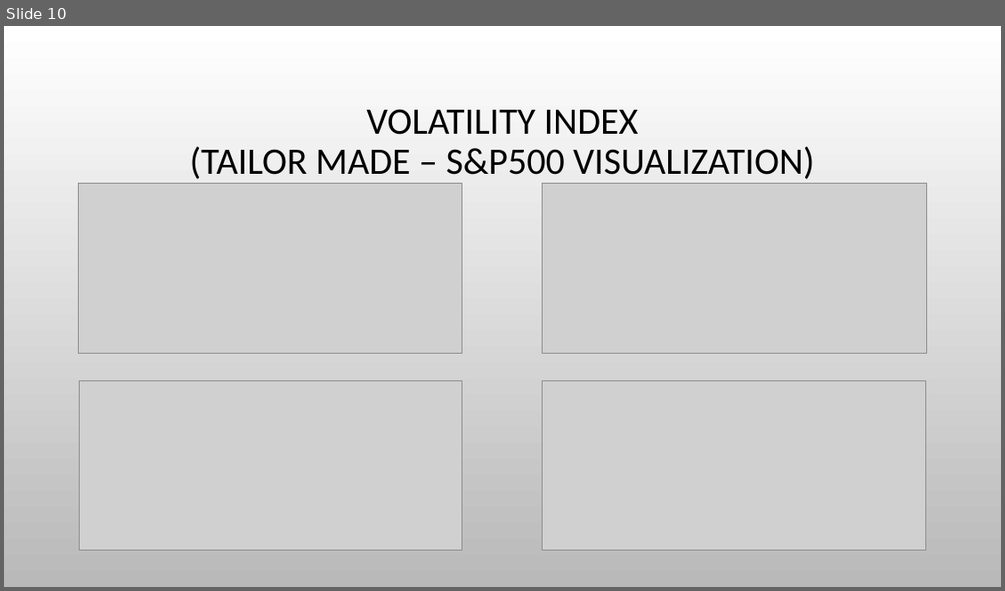
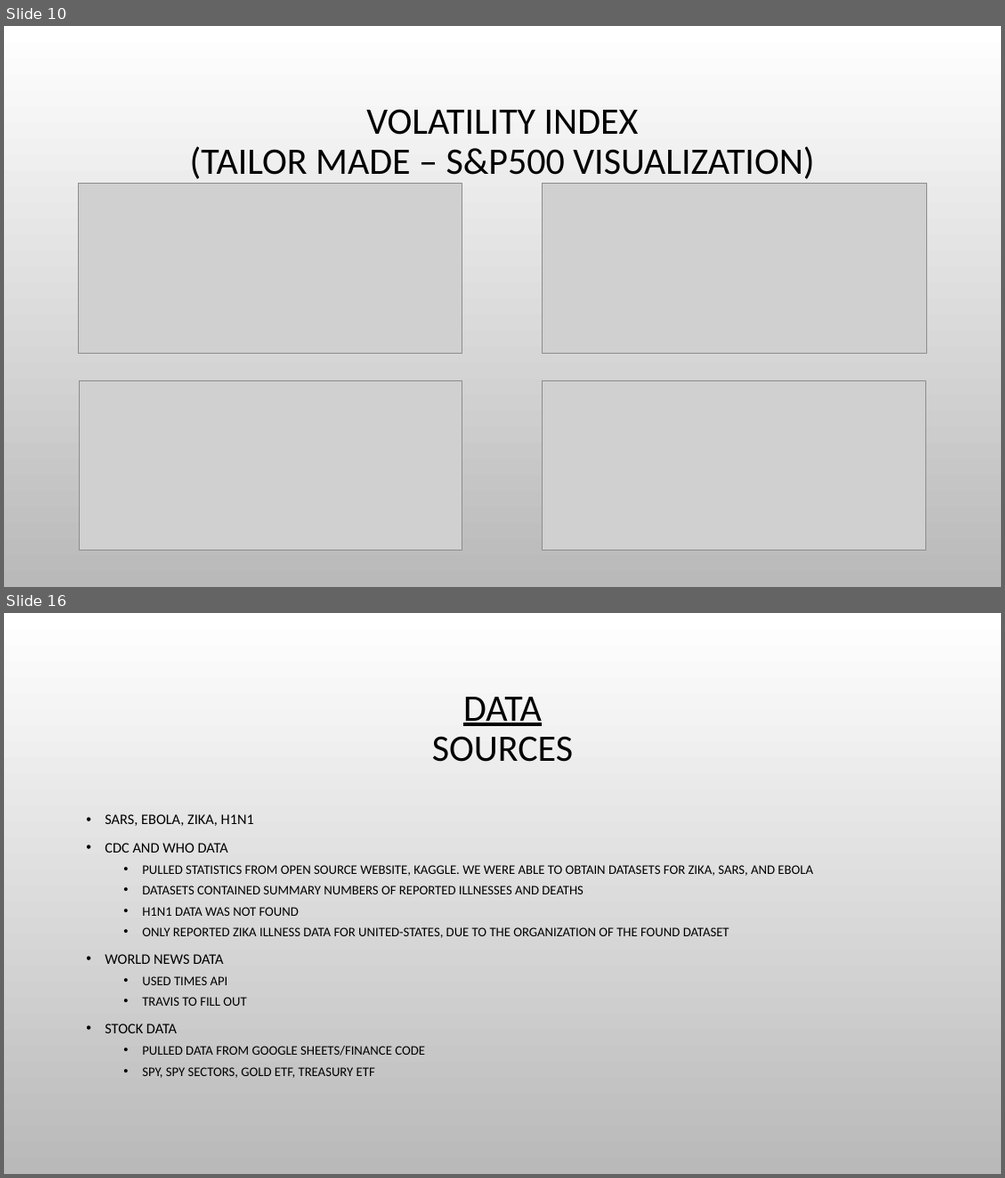
Before and after one commit to sunwukong76/GroupProject1, a slide deck: Code/Andres_Mejia/Visualizations_AM.pptx. Shown one above the other, each under a label of ours: slide 10 before the commit, slides 10 and 16 after it; the slides between them are not shown. The pictures are 1005x591 and 1005x1178 pixels, drawn with LibreOffice and Linux fonts; fonts in the diff are those of the drawing; grey boxes stand for pictures; background and template pictures are left out. Boxes give left, top, right and bottom in pixels: in the first picture for what was removed or moved away, otherwise in the second. Text is boxed around its words. In the diff, an @@ line names an element or a change of style, - is before the commit and + after.

Commit message:
adjusted the presentation, stopped at analysis for correlation. need to review all of our current state results to see exactly how we want to check for correlation. Need to check with team on this as well.

```diff
--- a/Code/Andres_Mejia/Visualizations_AM.pptx
+++ b/Code/Andres_Mejia/Visualizations_AM.pptx
@@ slide 16 added at box(4, 613, 1001, 1174), background picture (left out) @@
@@ title added at box(432, 697, 573, 762), 36 pt, text #000000 @@
+DATA
+SOURCES
@@ text added at box(105, 814, 813, 1078), 12.6 pt, text #000000 @@
+• SARS, EBOLA, ZIKA, H1N1
+• CDC AND WHO DATA
+  • PULLED STATISTICS FROM OPEN SOURCE WEBSITE, KAGGLE. WE WERE ABLE TO OBTAIN DATASETS FOR ZIKA, SARS, AND EBOLA
+  • DATASETS CONTAINED SUMMARY NUMBERS OF REPORTED ILLNESSES AND DEATHS
+  • H1N1 DATA WAS NOT FOUND
+  • ONLY REPORTED ZIKA ILLNESS DATA FOR UNITED-STATES, DUE TO THE ORGANIZATION OF THE FOUND DATASET
+• WORLD NEWS DATA
+  • USED TIMES API
+  • TRAVIS TO FILL OUT
+• STOCK DATA
+  • PULLED DATA FROM GOOGLE SHEETS/FINANCE CODE
+  • SPY, SPY SECTORS, GOLD ETF, TREASURY ETF
```
Also in this commit, not shown: 8 other slides added.
